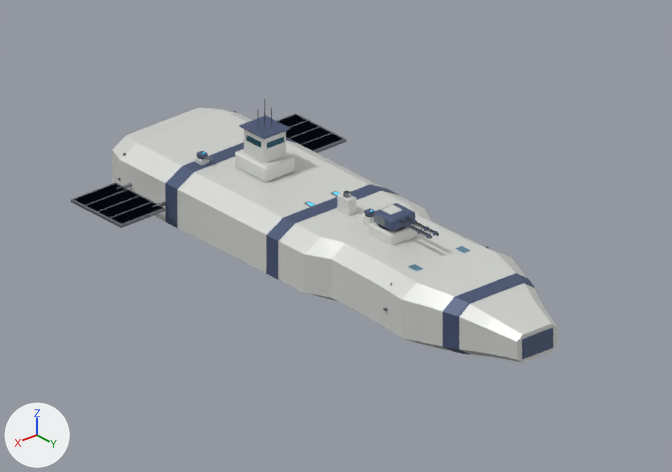
An edit to the Blender file art/blender/earth_starter_escort.blend, drawn before and after from the same camera.
Rendered twice from the file's camera 'Hero camera'. The axes (+X, +Y, +Z) are drawn at lower left. The lights are the same throughout. The picture after the commit comes second.

Objects in the first picture: 'Blunt armoured bow', 'Command block', 'Escort hull', 'Paint band', 'Paint band.001', 'Paint band.002', 'Radiator frame radiator-starboard', 'Rail battery gun-1 armored mantlet', 'Sensor protected head', 'Sensor roof' and 25 more.
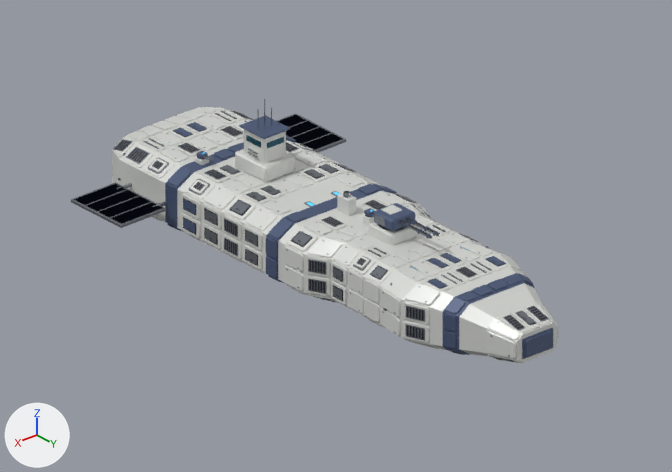
Boxes [x1, y1, x2, y2] around the edits, measured in the pictures (672 x 472 px):
'REFIT | hull | Armor - machined panels', added
    after: [114, 107, 558, 363]
'REFIT | hull | Armor - raised ceramic', added
    after: [167, 107, 553, 357]
'REFIT | hull | Edge - brushed alloy', added
    after: [113, 107, 549, 363]
'REFIT | hull | Recess - carbon', added
    after: [115, 111, 547, 362]
'Escort hull', unchanged, covered by the edit
    before: [112, 108, 507, 337]
    after: [112, 109, 507, 337]
'Paint band', unchanged, covered by the edit
    both: [443, 273, 535, 355]
'Paint band.001', unchanged, covered by the edit
    before: [266, 184, 399, 280]
    after: [266, 189, 399, 280]

What changed in the scene script:
```text
Add mat_armor___machined_panels:
    mat_armor___machined_panels = principled_material('Armor - machined panels')
    mat_armor___machined_panels.base_color = (0.72, 0.73, 0.7)  # light grey #dddeda
    mat_armor___machined_panels.metallic = 0.2
    mat_armor___machined_panels.roughness = 0.48
Add me_refit___hull___edge___brushed_alloy:
    me_refit___hull___edge___brushed_alloy.from_pydata(...)  # 6424 vertices, 4818 faces; spans x -37.0..37.0, y -110.0..146.0, z -17.0..27.0
    me_refit___hull___edge___brushed_alloy.materials.append(mat_edge___brushed_alloy)  # grey #81868e
Add me_refit___hull___armor___raised_ceramic:
    me_refit___hull___armor___raised_ceramic.from_pydata(...)  # 1240 vertices, 930 faces; spans x -37.0..37.0, y -110.0..150.0, z -16.0..16.0
    me_refit___hull___armor___raised_ceramic.materials.append(mat_armor___raised_ceramic)  # dark blue #4b5979
Add me_refit___hull___recess___carbon:
    me_refit___hull___recess___carbon.from_pydata(...)  # 1696 vertices, 1272 faces; spans x -37.0..37.0, y -110.0..145.0, z -16.0..27.0
    me_refit___hull___recess___carbon.materials.append(mat_recess___carbon)  # dark grey #30353c
Add me_refit___hull___armor___machined_panels:
    me_refit___hull___armor___machined_panels.from_pydata(...)  # 6288 vertices, 4716 faces; spans x -37.0..37.0, y -112.0..147.0, z -16.0..32.0
    me_refit___hull___armor___machined_panels.materials.append(mat_armor___machined_panels)  # light grey #dddeda
Add ob_refit___hull___edge___brushed_alloy:
    ob_refit___hull___edge___brushed_alloy = bpy.data.objects.new('REFIT | hull | Edge - brushed alloy', me_refit___hull___edge___brushed_alloy)
    ob_refit___hull___edge___brushed_alloy.location = (0.0, 0.0, 0.0)
Add ob_refit___hull___armor___raised_ceramic:
    ob_refit___hull___armor___raised_ceramic = bpy.data.objects.new('REFIT | hull | Armor - raised ceramic', me_refit___hull___armor___raised_ceramic)
    ob_refit___hull___armor___raised_ceramic.location = (0.0, 0.0, 0.0)
Add ob_refit___hull___recess___carbon:
    ob_refit___hull___recess___carbon = bpy.data.objects.new('REFIT | hull | Recess - carbon', me_refit___hull___recess___carbon)
    ob_refit___hull___recess___carbon.location = (0.0, 0.0, 0.0)
Add ob_refit___hull___armor___machined_panels:
    ob_refit___hull___armor___machined_panels = bpy.data.objects.new('REFIT | hull | Armor - machined panels', me_refit___hull___armor___machined_panels)
    ob_refit___hull___armor___machined_panels.location = (0.0, 0.0, 0.0)
```
